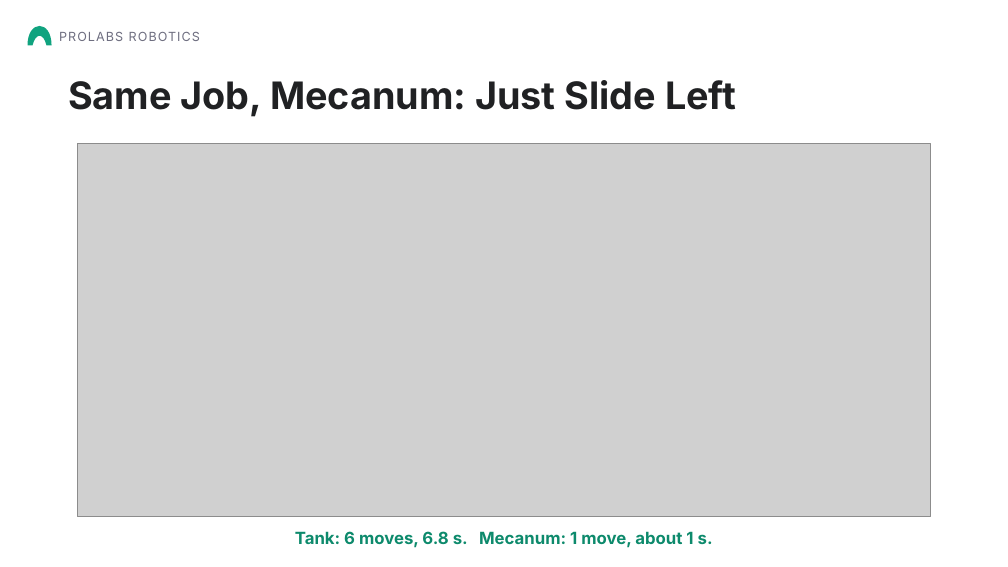
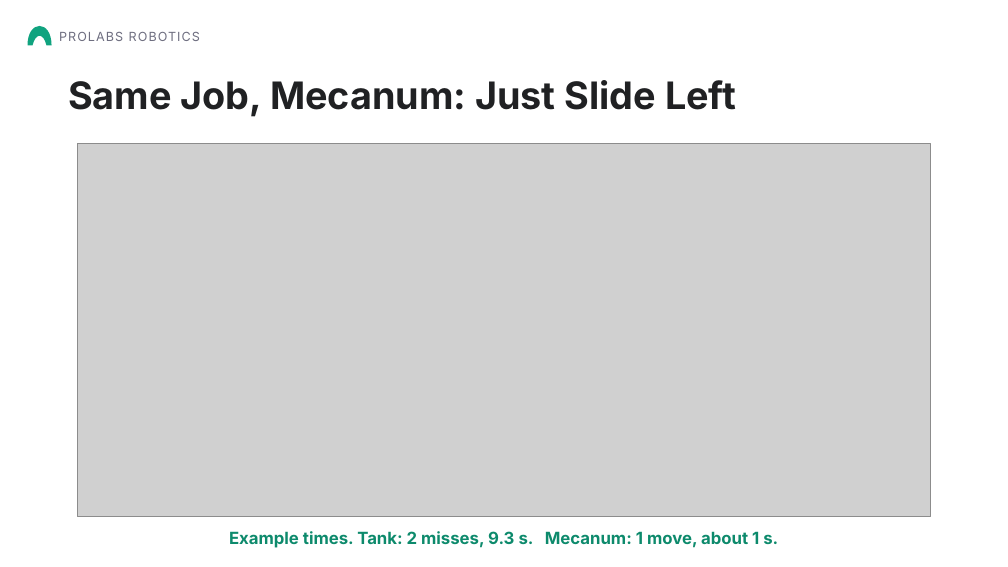
Before and after one commit to Aarav-111/FTC-Bangalore-Resources, a slide deck: slide 6 of FTC Chassis options/Mecanum Wheels Presentation.pptx (slide 7 before the commit). Drawn at 1008x567 pixels with LibreOffice and Linux fonts; fonts in the diff are those of the drawing; grey boxes stand for pictures; background and template pictures are left out. Boxes give left, top, right and bottom in pixels: in the first picture for what was removed or moved away, otherwise in the second. Text is boxed around its words. In the diff, an @@ line names an element or a change of style, - is before the commit and + after.

```diff
--- a/FTC Chassis options/Mecanum Wheels Presentation.pptx
+++ b/FTC Chassis options/Mecanum Wheels Presentation.pptx
@@ text at (229,531,778,548): text changed @@
-Tank: 6 moves, 6.8 s. Mecanum: 1 move, about 1 s.
+Example times. Tank: 2 misses, 9.3 s. Mecanum: 1 move, about 1 s.
```
Also in this commit, not shown: 4 other slides changed, 1 slide added, 7 slides removed, 1 other file.
